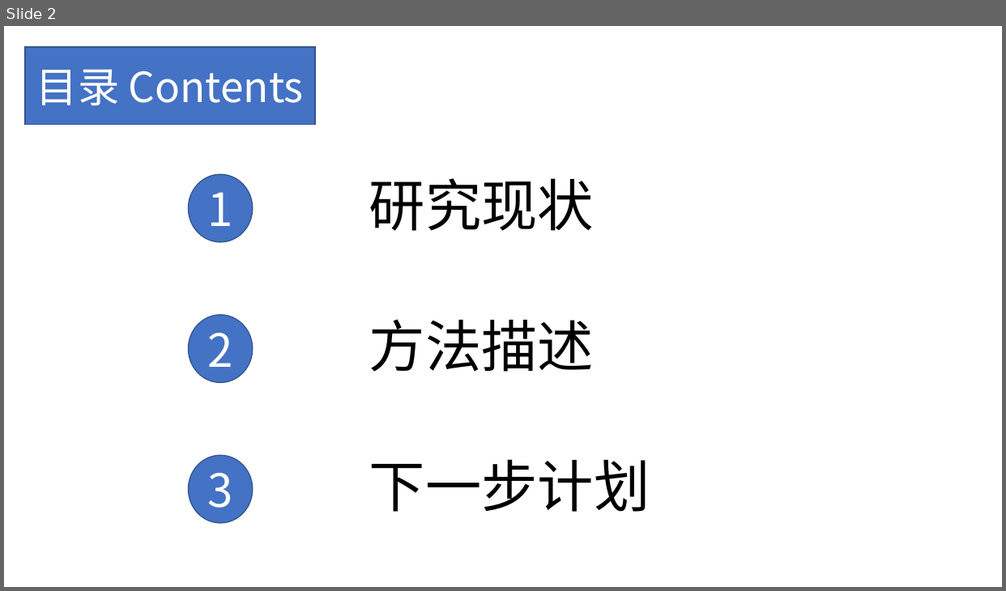
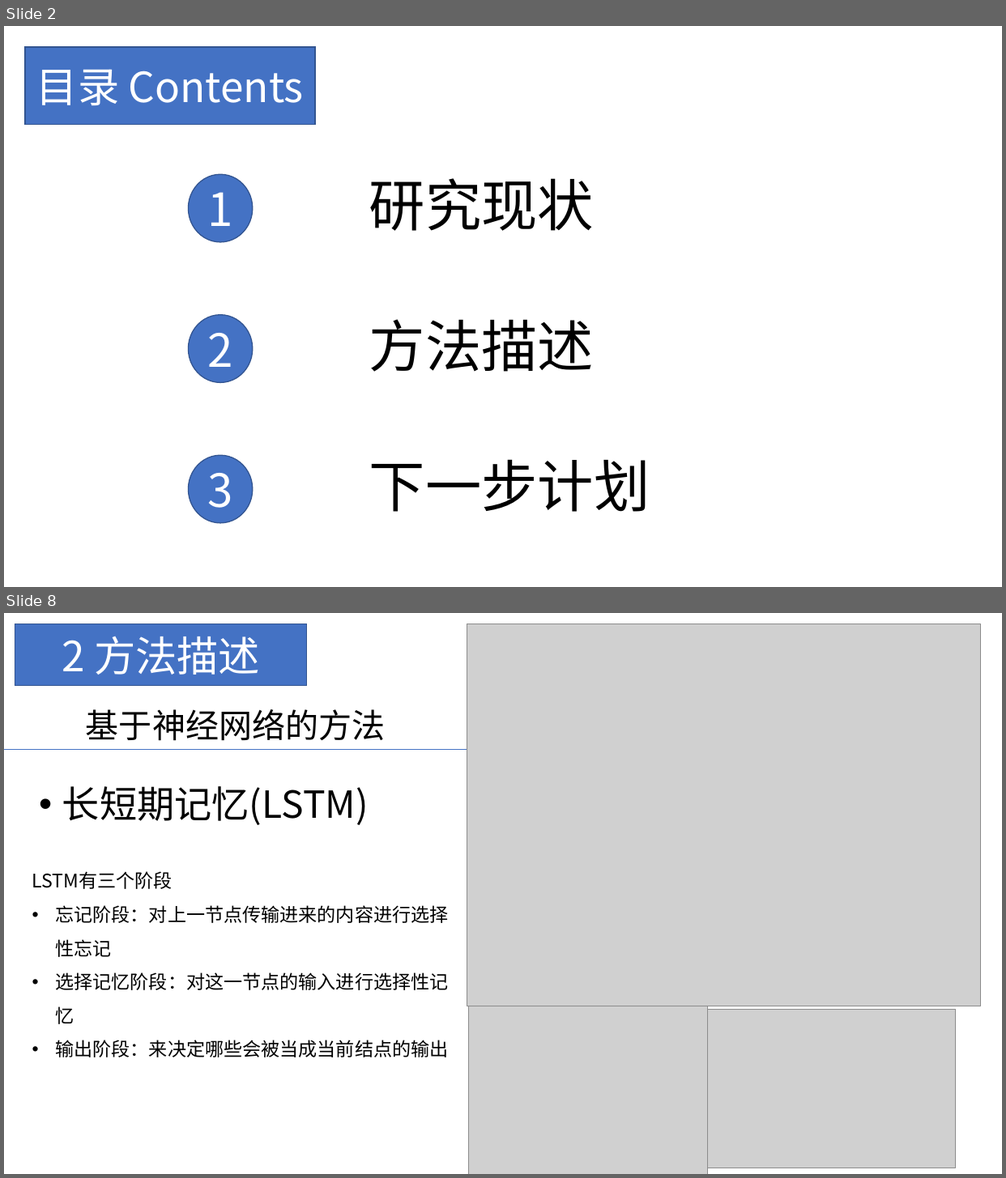
Before and after one commit to hjzin/PolyphoneDisambiguation, a slide deck: presentations/问题理解.pptx. Shown one above the other, each under a label of ours: slide 2 before the commit, slides 2 and 8 after it; the slides between them are not shown. The pictures are 1006x591 and 1006x1178 pixels, drawn with LibreOffice and Linux fonts; fonts in the diff are those of the drawing; grey boxes stand for pictures. Boxes give left, top, right and bottom in pixels: in the first picture for what was removed or moved away, otherwise in the second. Text is boxed around its words. In the diff, an @@ line names an element or a change of style, - is before the commit and + after.

```diff
--- a/presentations/问题理解.pptx
+++ b/presentations/问题理解.pptx
@@ slide 8 added at <box>4,613,1002,1174</box>, background #FFFFFF @@
@@ rectangle added at <box>15,624,307,686</box>, fill #4472C4, outline #325491 1 pt, 40 pt, text #FFFFFF @@
+2 方法描述
@@ picture added at <box>467,624,980,1006</box> @@
@@ text added at <box>86,709,386,741</box>, 32 pt, text #000000 @@
+基于神经网络的方法
@@ line added from (4, 749) to (469, 749), #4472C4 0.5 pt @@
@@ text added at <box>62,786,368,825</box>, 36 pt, text #000000 @@
+• 长短期记忆(LSTM)
@@ text added at <box>32,871,448,1058</box>, 18 pt, text #000000 @@
+LSTM有三个阶段
+• 忘记阶段：对上一节点传输进来的内容进行选择性忘记
+• 选择记忆阶段：对这一节点的输入进行选择性记忆
+• 输出阶段：来决定哪些会被当成当前结点的输出
@@ picture added at <box>469,1003,709,1174</box> @@
@@ picture added at <box>708,1009,956,1168</box> @@
```
Also in this commit, not shown: 1 slide changed, 9 other slides added, 1 slide removed.
